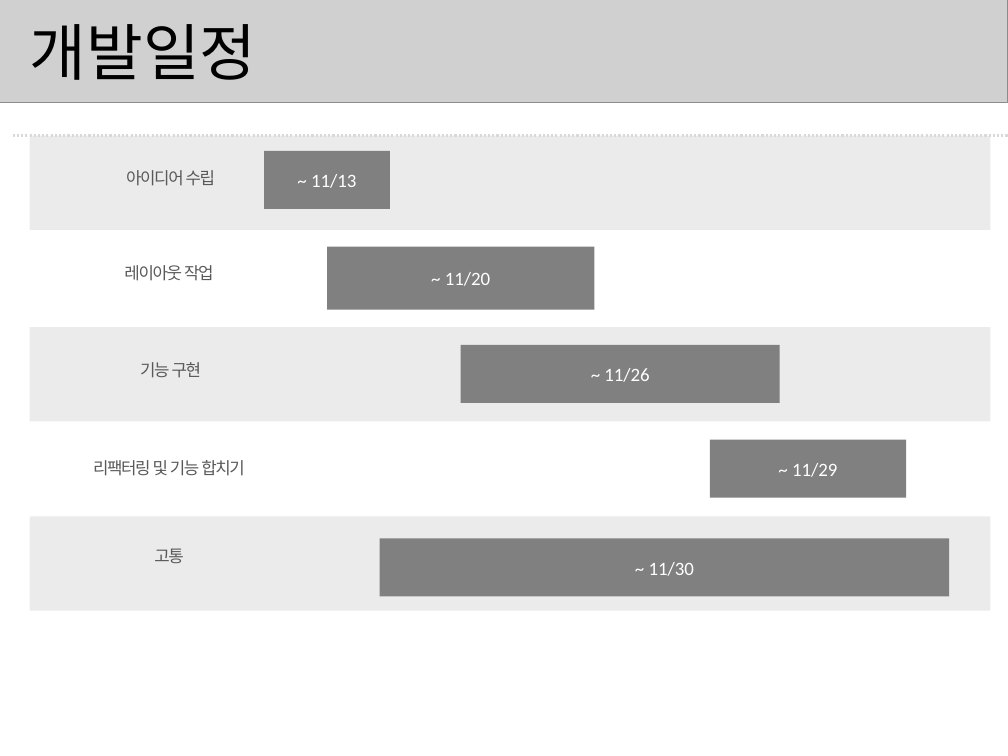
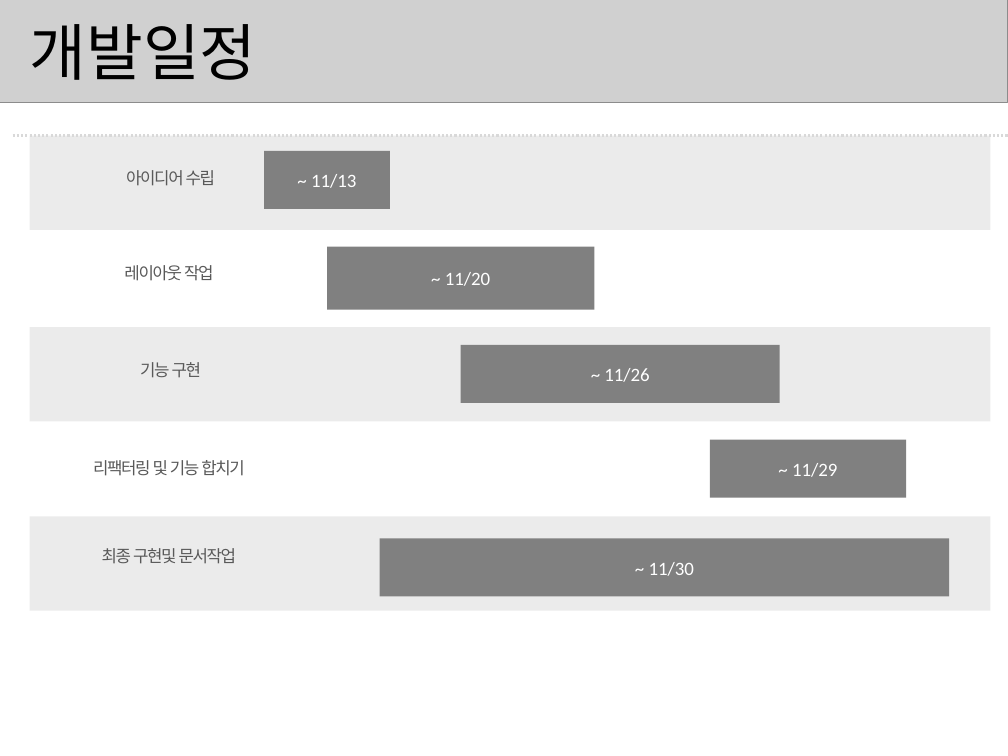
Before and after one commit to seojinho5819/-it-20-11-30, a slide deck: slide 5 of reaproject.pptx. Drawn at 1008x756 pixels with LibreOffice and Linux fonts; fonts in the diff are those of the drawing; grey boxes stand for pictures; background and template pictures are left out. Boxes give left, top, right and bottom in pixels: in the first picture for what was removed or moved away, otherwise in the second. Text is boxed around its words. In the diff, an @@ line names an element or a change of style, - is before the commit and + after.

Commit message:
ppt수정

```diff
--- a/reaproject.pptx
+++ b/reaproject.pptx
@@ text at (x1=102, y1=548, x2=237, y2=564): text changed @@
-고통
+최종 구현및 문서작업
```
